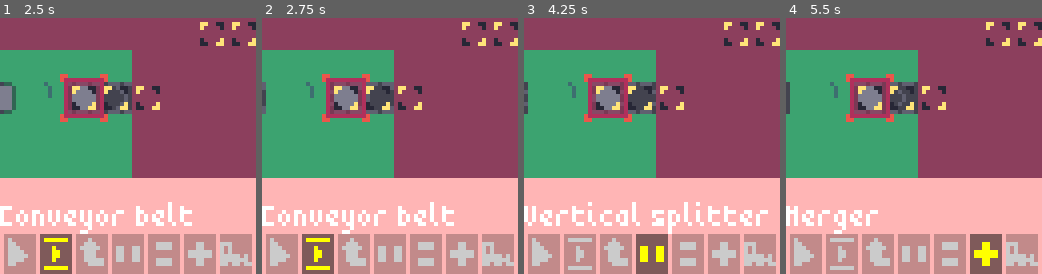
Above: before the commit, frames 1-4 (left to right).
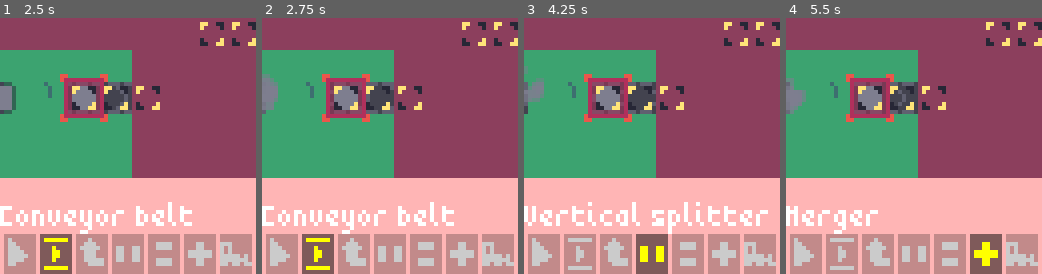
Above: after the commit, the same moments.

Repository: gheja/boxez
Game: Godot game, scene res://scenes/main_screen.tscn
Same seed, same stepped clock (60 frames per second), same inputs: the game is played once before the commit and once after it.
Inputs (mouse positions are in pixels of both pictures, inside the frame that each line leads up to):
- Up to frame 1 (2.5 s): tap Enter at 0.5 s; move the mouse to (184, 133) at 0.52 s; hold Right (ui_right) 0.53-1.25 s; click (184, 133) at 0.67 s; click (20, 253) at 1.25 s; click (56, 253) at 2 s
- Up to frame 2 (2.75 s): no input
- Up to frame 3 (4.25 s): click (616, 253) at 2.75 s; click (652, 253) at 3.5 s
- Up to frame 4 (5.5 s): click (949, 253) at 4.25 s; click (985, 253) at 5 s

Frame 1 is identical in both runs. In frame 2, 0.8% of the frame differs, in the area x 0-7%, y 21-36%; in frame 3, 0.7%; in frame 4, 0.7%.

Commit message:
Added the *poof* effect for destruction of ObjObject

Diff:
--- /dev/null
+++ b/src/scenes/effects/effect_poof.tscn
@@ -0,0 +1,120 @@
+[gd_scene load_steps=6 format=3 uid="uid://d2dm7jspkel4i"]
+
+[sub_resource type="Curve" id="Curve_727oj"]
+_data = [Vector2(0, 0), 0.0, 0.0, 0, 0, Vector2(0.377644, 1), 0.0, 0.0, 0, 0, Vector2(1, 0), 0.0, 0.0, 0, 0]
+point_count = 3
+
+[sub_resource type="Gradient" id="Gradient_m71ai"]
+colors = PackedColorArray(1, 1, 1, 1, 1, 1, 1, 0)
+
+[sub_resource type="Animation" id="Animation_plccd"]
+resource_name = "default"
+tracks/0/type = "method"
+tracks/0/imported = false
+tracks/0/enabled = true
+tracks/0/path = NodePath(".")
+tracks/0/interp = 1
+tracks/0/loop_wrap = true
+tracks/0/keys = {
+"times": PackedFloat32Array(1),
+"transitions": PackedFloat32Array(1),
+"values": [{
+"args": [],
+"method": &"queue_free"
+}]
+}
+tracks/1/type = "value"
+tracks/1/imported = false
+tracks/1/enabled = true
+tracks/1/path = NodePath("CPUParticles2D:one_shot")
+tracks/1/interp = 1
+tracks/1/loop_wrap = true
+tracks/1/keys = {
+"times": PackedFloat32Array(0),
+"transitions": PackedFloat32Array(1),
+"update": 1,
+"values": [true]
+}
+tracks/2/type = "value"
+tracks/2/imported = false
+tracks/2/enabled = true
+tracks/2/path = NodePath("CPUParticles2D:emitting")
+tracks/2/interp = 1
+tracks/2/loop_wrap = true
+tracks/2/keys = {
+"times": PackedFloat32Array(0),
+"transitions": PackedFloat32Array(1),
+"update": 1,
+"values": [true]
+}
+
+[sub_resource type="Animation" id="Animation_5tud7"]
+resource_name = "idle"
+tracks/0/type = "method"
+tracks/0/imported = false
+tracks/0/enabled = true
+tracks/0/path = NodePath(".")
+tracks/0/interp = 1
+tracks/0/loop_wrap = true
+tracks/0/keys = {
+"times": PackedFloat32Array(1),
+"transitions": PackedFloat32Array(1),
+"values": [{
+"args": [],
+"method": &"queue_free"
+}]
+}
+tracks/1/type = "value"
+tracks/1/imported = false
+tracks/1/enabled = true
+tracks/1/path = NodePath("CPUParticles2D:one_shot")
+tracks/1/interp = 1
+tracks/1/loop_wrap = true
+tracks/1/keys = {
+"times": PackedFloat32Array(0),
+"transitions": PackedFloat32Array(1),
+"update": 1,
+"values": [false]
+}
+tracks/2/type = "value"
+tracks/2/imported = false
+tracks/2/enabled = true
+tracks/2/path = NodePath("CPUParticles2D:emitting")
+tracks/2/interp = 1
+tracks/2/loop_wrap = true
+tracks/2/keys = {
+"times": PackedFloat32Array(0),
+"transitions": PackedFloat32Array(1),
+"update": 1,
+"values": [true]
+}
+
+[sub_resource type="AnimationLibrary" id="AnimationLibrary_hgok3"]
+_data = {
+"default": SubResource("Animation_plccd"),
+"idle": SubResource("Animation_5tud7")
+}
+
+[node name="EffectPoof" type="Node2D"]
+
+[node name="CPUParticles2D" type="CPUParticles2D" parent="."]
+position = Vector2(0, 2)
+amount = 15
+preprocess = 0.33
+explosiveness = 0.83
+spread = 180.0
+gravity = Vector2(0, -30)
+initial_velocity_min = 2.0
+initial_velocity_max = 8.0
+linear_accel_max = 6.0
+scale_amount_min = 3.0
+scale_amount_max = 3.0
+scale_amount_curve = SubResource("Curve_727oj")
+color = Color(0.494118, 0.494118, 0.560784, 1)
+color_ramp = SubResource("Gradient_m71ai")
+
+[node name="AnimationPlayer" type="AnimationPlayer" parent="."]
+libraries = {
+"": SubResource("AnimationLibrary_hgok3")
+}
+autoplay = "default"
--- a/src/scenes/obj_common.gd
+++ b/src/scenes/obj_common.gd
@@ -23,6 +23,10 @@
 	var tile = a.get_cell_tile_data(1, cell_coord)
 
 	if not tile:
+		var effect = load("res://scenes/effects/effect_poof.tscn").instantiate()
+		effect.global_position = self.global_position
+		Lib.get_first_group_member("effects_containers").add_child(effect)
+
 		# no belt below? *poof*
 		self.queue_free()
 		return
